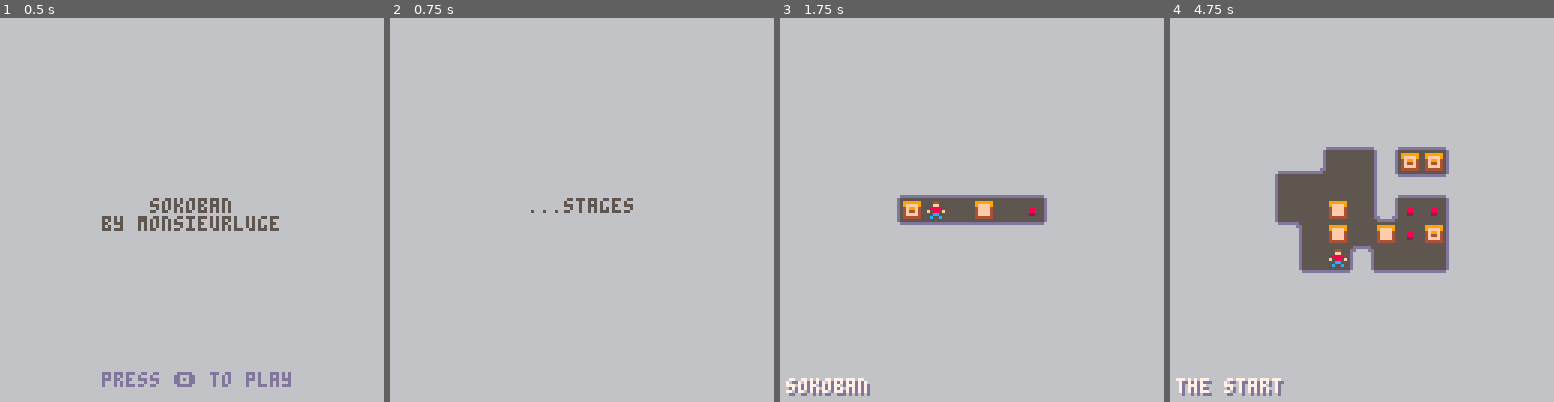
Above: before the commit, frames 1-4 (left to right).
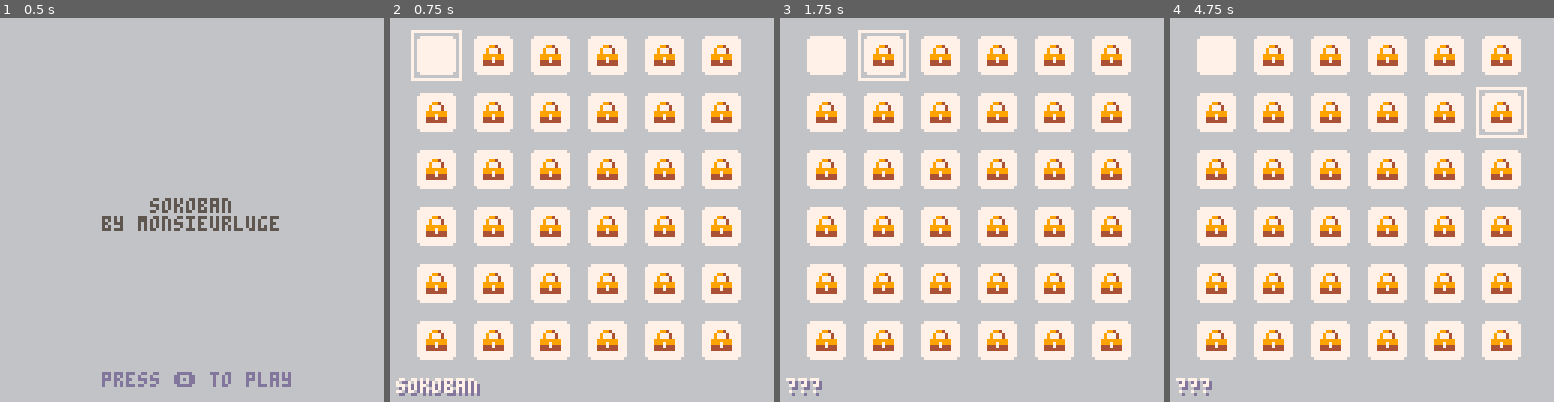
Above: after the commit, the same moments.

Repository: monsieurluge/pico8
Game: PICO-8 cartridge sokoban.p8
Two runs of this game, one before a commit and one after it. Both use one fixed random seed, a clock stepped at 60 frames per second and the inputs below.
Inputs:
- Up to frame 1 (0.5 s): tap X (X key) at 0.33 s
- Up to frame 2 (0.75 s): tap O (Z key) at 0.7 s
- Up to frame 3 (1.75 s): tap X (X key) at 1.07 s; hold Right from 1.6 s (still down); tap O (Z key) at 1.7 s
- Up to frame 4 (4.75 s): tap X (X key) at 1.85, 2.97, 4.08 s; release Right at 2.1 s; tap O (Z key) every 0.4 s from 2.1 to 4.5 s; hold Up 2.15-2.42 s; hold Right 2.47-3.03 s; hold Left 3.08-3.58 s; hold Down 3.63-3.97 s; hold Right 4.02-4.68 s; hold Up from 4.73 s (still down)

Frame 1 is identical in both runs. In frame 2, 38% of the frame differs, in the area x 1-92%, y 3-99%; in frame 3, 39%; in frame 4, 43%, in the area x 2-93%, y 4-99%.

Commit message:
sokoban: stage selection

Diff:
--- a/sokoban.p8
+++ b/sokoban.p8
@@ -5,15 +5,49 @@
 -- by monsieurluge
 
 stages={
- {x=0,y=11,w=8,h=3,name="sokoban"},
- {x=0,y=17,w=9,h=7,name="the start"},
- {x=0,y=25,w=9,h=7,name="wtf?"},
+ {x=0,y=11,w=8,h=3,lvl=1,name="sokoban",lock=false},
+ {x=0,y=17,w=9,h=7,lvl=1,name="the start",lock=true},
+ {x=0,y=25,w=9,h=7,lvl=1,name="wtf?",lock=true},
+ {x=11,y=0,w=5,h=3,lvl=1,name="filler",lock=true},
+ {x=11,y=0,w=5,h=3,lvl=1,name="filler",lock=true},
+ {x=11,y=0,w=5,h=3,lvl=1,name="filler",lock=true},
+ {x=11,y=0,w=5,h=3,lvl=1,name="filler",lock=true},
+ {x=11,y=0,w=5,h=3,lvl=1,name="filler",lock=true},
+ {x=11,y=0,w=5,h=3,lvl=1,name="filler",lock=true},
+ {x=11,y=0,w=5,h=3,lvl=1,name="filler",lock=true},
+ {x=11,y=0,w=5,h=3,lvl=1,name="filler",lock=true},
+ {x=11,y=0,w=5,h=3,lvl=1,name="filler",lock=true},
+ {x=11,y=0,w=5,h=3,lvl=1,name="filler",lock=true},
+ {x=11,y=0,w=5,h=3,lvl=1,name="filler",lock=true},
+ {x=11,y=0,w=5,h=3,lvl=1,name="filler",lock=true},
+ {x=11,y=0,w=5,h=3,lvl=1,name="filler",lock=true},
+ {x=11,y=0,w=5,h=3,lvl=1,name="filler",lock=true},
+ {x=11,y=0,w=5,h=3,lvl=1,name="filler",lock=true},
+ {x=11,y=0,w=5,h=3,lvl=1,name="filler",lock=true},
+ {x=11,y=0,w=5,h=3,lvl=1,name="filler",lock=true},
+ {x=11,y=0,w=5,h=3,lvl=1,name="filler",lock=true},
+ {x=11,y=0,w=5,h=3,lvl=1,name="filler",lock=true},
+ {x=11,y=0,w=5,h=3,lvl=1,name="filler",lock=true},
+ {x=11,y=0,w=5,h=3,lvl=1,name="filler",lock=true},
+ {x=11,y=0,w=5,h=3,lvl=1,name="filler",lock=true},
+ {x=11,y=0,w=5,h=3,lvl=1,name="filler",lock=true},
+ {x=11,y=0,w=5,h=3,lvl=1,name="filler",lock=true},
+ {x=11,y=0,w=5,h=3,lvl=1,name="filler",lock=true},
+ {x=11,y=0,w=5,h=3,lvl=1,name="filler",lock=true},
+ {x=11,y=0,w=5,h=3,lvl=1,name="filler",lock=true},
+ {x=11,y=0,w=5,h=3,lvl=1,name="filler",lock=true},
+ {x=11,y=0,w=5,h=3,lvl=1,name="filler",lock=true},
+ {x=11,y=0,w=5,h=3,lvl=1,name="filler",lock=true},
+ {x=11,y=0,w=5,h=3,lvl=1,name="filler",lock=true},
+ {x=11,y=0,w=5,h=3,lvl=1,name="filler",lock=true},
+ {x=11,y=0,w=5,h=3,lvl=1,name="filler",lock=true},
 }
 
 function _init()
+ debug={}
  player={x=0,y=0}
  offset={x=0,y=0}
- load_stage(1)
+ selection={x=1,y=1,nb=1}
  _upd=upd_intro
  _drw=drw_intro
 end
@@ -64,7 +98,16 @@
 end
 
 function upd_stage_selection()
- if btnp(🅾️) then
+ local mvt=check_movement()
+ local x=mid(1,selection.x+mvt.dx,6)
+ local y=mid(1,selection.y+mvt.dy,6)
+ local nb=x+(y-1)*6
+ selection.x=x
+ selection.y=y
+ selection.nb=nb
+ if btnp(🅾️)
+ and not stages[selection.nb].lock then
+  load_stage(selection.nb)
   _upd=upd_game
   _drw=drw_game
  end
@@ -88,6 +131,25 @@
  end
 end
 
+function can_move(x,y)
+ local tile=tile_at(x,y)
+ return not tile.wall
+  and not tile.box
+end
+
+function check_movement()
+ local dx=0
+ local dy=0
+ if (btnp(⬅️)) dx=-1
+ if (btnp(➡️)) dx=1
+ if (btnp(⬆️)) dy=-1
+ if (btnp(⬇️)) dy=1
+ if (dx!=0 and dy!=0) then
+  return {dx=0,dy=0}
+ end
+ return {dx=dx,dy=dy}
+end
+
 function interact(dx,dy)
  local nx=player.x+dx
  local ny=player.y+dy
@@ -96,98 +158,6 @@
   remove_box(nx,ny,tile)
   add_box(nx+dx,ny+dy)
  end
-end
-
-function update_player()
- if (btnp()==0) return
- local dx=0
- local dy=0
- if (btnp(⬅️)) dx=-1
- if (btnp(➡️)) dx=1
- if (btnp(⬆️)) dy=-1
- if (btnp(⬇️)) dy=1
- if (dx!=0 and dy!=0)
- or (dx==0 and dy==0) then
-  return
- end
- local nx=player.x+dx
- local ny=player.y+dy
- if can_move(nx,ny) then
-	 player.x=mid(0,nx,stage.w-1)
-	 player.y=mid(0,ny,stage.h-1)
-	 sfx(0)
-	else
-	 interact(dx,dy)
-	end
-end
-
-function remove_box(x,y,tile)
- if tile.goal then
-  mset(x,y,4)
-  stage.goal+=1
-  sfx(2)
- else
-  mset(x,y,5)
- end
-end
-
--->8
--- draw
-
-function _draw()
- _drw()
-end
-
-function drw_intro()
- cls(6)
- printc("sokoban",60,5)
- printc("by monsieurluge",66,5)
- printc("press 🅾️ to play",118,13)
-end
-
-function drw_stage_selection()
- cls(6)
- printc("...stages",60,5)
-end
-
-function drw_game()
- cls(6)
- draw_stage()
- draw_player()
- draw_ui()
-end
-
-function draw_player()
- spr(1,player.x*8+offset.x,player.y*8+offset.y)
-end
-
-function draw_stage()
- map(0,0,offset.x,offset.y,stage.w,stage.h)
-end
-
-function draw_ui()
- local infos=stage.name
- color(13)
- print(infos,3,121)
- color(7)
- print(infos,2,120)
- if stage.goal==0 then
-  print("done!",2,2)
- end
-end
-
--->8
--- tools
-
-function can_move(x,y)
- local tile=tile_at(x,y)
- return not tile.wall
-  and not tile.box
-end
-
-function printc(txt,y,clr)
- local x=64-(#txt/2)*4
- print(txt,x,y,clr)
 end
 
 function tile_at(x,y)
@@ -200,6 +170,122 @@
  return t
 end
 
+function update_player()
+ if (btnp()==0) return
+ local mvt=check_movement()
+ if mvt.dx==0 and mvt.dy==0 then
+  return
+ end
+ local nx=player.x+mvt.dx
+ local ny=player.y+mvt.dy
+ if can_move(nx,ny) then
+	 player.x=mid(0,nx,stage.w-1)
+	 player.y=mid(0,ny,stage.h-1)
+	 sfx(0)
+	else
+	 interact(mvt.dx,mvt.dy)
+	end
+end
+
+function remove_box(x,y,tile)
+ if tile.goal then
+  mset(x,y,4)
+  stage.goal+=1
+  sfx(2)
+ else
+  mset(x,y,5)
+ end
+end
+
+-->8
+-- draw
+
+function _draw()
+ _drw()
+	print_debug()
+end
+
+function drw_intro()
+ cls(6)
+ printc("sokoban",60,5)
+ printc("by monsieurluge",66,5)
+ printc("press 🅾️ to play",118,13)
+end
+
+function drw_game()
+ cls(6)
+ draw_stage()
+ draw_player()
+ draw_ui()
+end
+
+function drw_stage_selection()
+ cls(6)
+ for i=1,#stages do
+  draw_stage_mini(i)
+ end
+ draw_selection()
+end
+
+function draw_player()
+ spr(1,player.x*8+offset.x,player.y*8+offset.y)
+end
+
+function draw_stage()
+ map(0,0,offset.x,offset.y,stage.w,stage.h)
+end
+
+function draw_ui()
+ print_info(stage.name)
+ if stage.goal==0 then
+  print("done!",2,2)
+ end
+end
+
+function draw_selection()
+ local s=stages[selection.nb]
+ local x=selection.x
+ local y=selection.y
+ local dx=19*x-12
+ local dy=19*y-15
+ rect(dx,dy,dx+16,dy+16,7)
+ if s.lock then
+  print_info("???")
+ else
+  print_info(s.name)
+ end
+end
+
+function draw_stage_mini(nb)
+	local s=stages[nb]
+ local x=(nb-1)%6+1
+ local y=flr((nb-1)/6)+1
+ local dx=19*x-10
+ local dy=19*y-13
+ if s.lock then
+  sspr(48,0,13,14,dx,dy,13,14)
+  spr(38,dx+3,dy+3)
+ else
+  sspr(48,0,13,14,dx,dy,13,14)
+ end
+end
+
+function printc(txt,y,clr)
+ local x=64-(#txt/2)*4
+ print(txt,x,y,clr)
+end
+
+function print_debug()
+ for i=1,#debug do
+  print(debug[i],2,i*6-4)
+ end
+end
+
+function print_info(txt)
+ print(txt,3,121,13)
+ print(txt,2,120,7)
+end
+
 
 
 
@@ -367,9 +453,9 @@
 0080040602000000000000000000000001010101010100000000000000000000010101010101000000000000000000000101010100000000000000000000000000000000000000000000000000000000000000000000000000000000000000000000000000000000000000000000000000000000000000000000000000000000
 0000000000000000000000000000000000000000000000000000000000000000000000000000000000000000000000000000000000000000000000000000000000000000000000000000000000000000000000000000000000000000000000000000000000000000000000000000000000000000000000000000000000000000
 __map__
-0404040404040404040404000000000000000000000000000000000000000000000000000000000000000000000000000000000000000000000000000000000000000000000000000000000000000000000000000000000000000000000000000000000000000000000000000000000000000000000000000000000000000000
-0404040404040404040404000000000000000000000000000000000000000000000000000000000000000000000000000000000000000000000000000000000000000000000000000000000000000000000000000000000000000000000000000000000000000000000000000000000000000000000000000000000000000000
-0404040404040404040404000000000000000000000000000000000000000000000000000000000000000000000000000000000000000000000000000000000000000000000000000000000000000000000000000000000000000000000000000000000000000000000000000000000000000000000000000000000000000000
+0404040404040404040404213131312100000000000000000000000000000000000000000000000000000000000000000000000000000000000000000000000000000000000000000000000000000000000000000000000000000000000000000000000000000000000000000000000000000000000000000000000000000000
+0404040404040404040404220402012000000000000000000000000000000000000000000000000000000000000000000000000000000000000000000000000000000000000000000000000000000000000000000000000000000000000000000000000000000000000000000000000000000000000000000000000000000000
+0404040404040404040404211111112100000000000000000000000000000000000000000000000000000000000000000000000000000000000000000000000000000000000000000000000000000000000000000000000000000000000000000000000000000000000000000000000000000000000000000000000000000000
 0404040404040404040404000000000000000000000000000000000000000000000000000000000000000000000000000000000000000000000000000000000000000000000000000000000000000000000000000000000000000000000000000000000000000000000000000000000000000000000000000000000000000000
 0404040404040404040404000000000000000000000000000000000000000000000000000000000000000000000000000000000000000000000000000000000000000000000000000000000000000000000000000000000000000000000000000000000000000000000000000000000000000000000000000000000000000000
 0404040404040404040404000000000000000000000000000000000000000000000000000000000000000000000000000000000000000000000000000000000000000000000000000000000000000000000000000000000000000000000000000000000000000000000000000000000000000000000000000000000000000000
Not shown, changed: 25 lines of the sprite sheet (__gfx__) section of sokoban.p8
